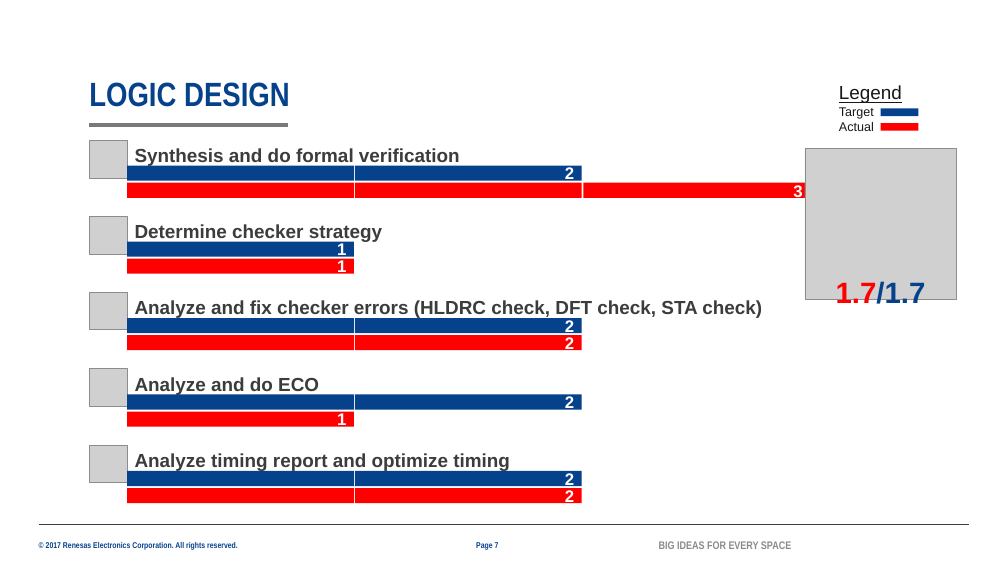
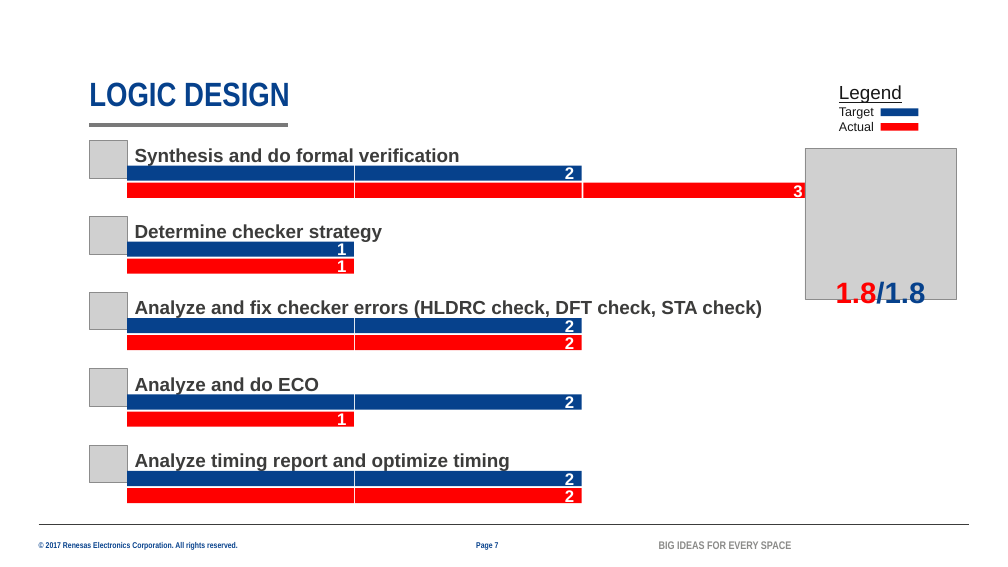
Before and after one commit to lesyhau/bridge, a slide deck: slide 7 of 2082_HauSyLe_PER_MentorMentee_26G.pptx. Drawn at 1008x567 pixels with LibreOffice and Linux fonts; fonts in the diff are those of the drawing; grey boxes stand for pictures; background and template pictures are left out. Boxes give left, top, right and bottom in pixels: in the first picture for what was removed or moved away, otherwise in the second. Text is boxed around its words. In the diff, an @@ line names an element or a change of style, - is before the commit and + after.

```diff
--- a/2082_HauSyLe_PER_MentorMentee_26G.pptx
+++ b/2082_HauSyLe_PER_MentorMentee_26G.pptx
@@ text at box(836, 281, 926, 309): text changed @@
-1.7/1.7
+1.8/1.8
```
Also in this commit, not shown: 4 other slides changed, 1 other file.
